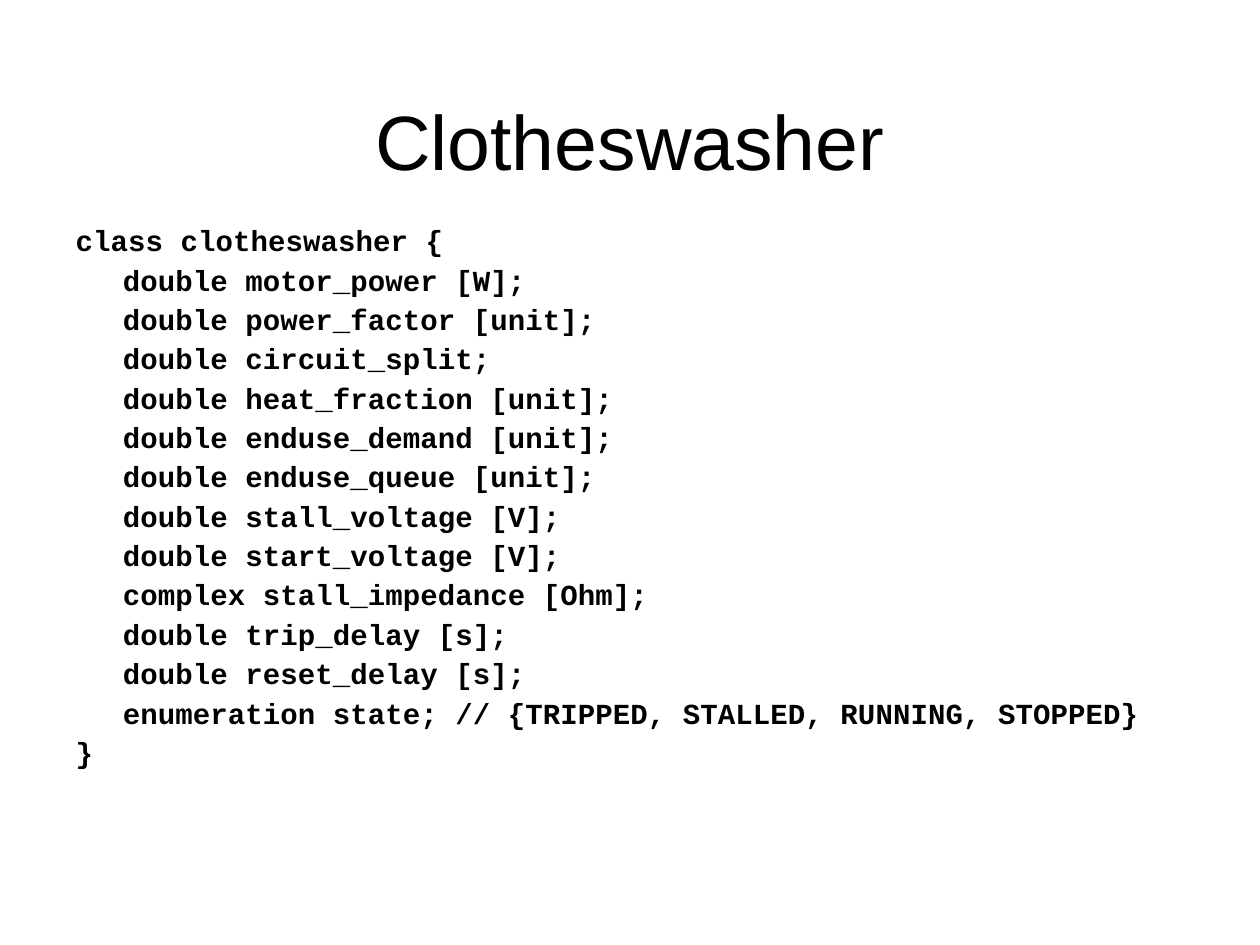
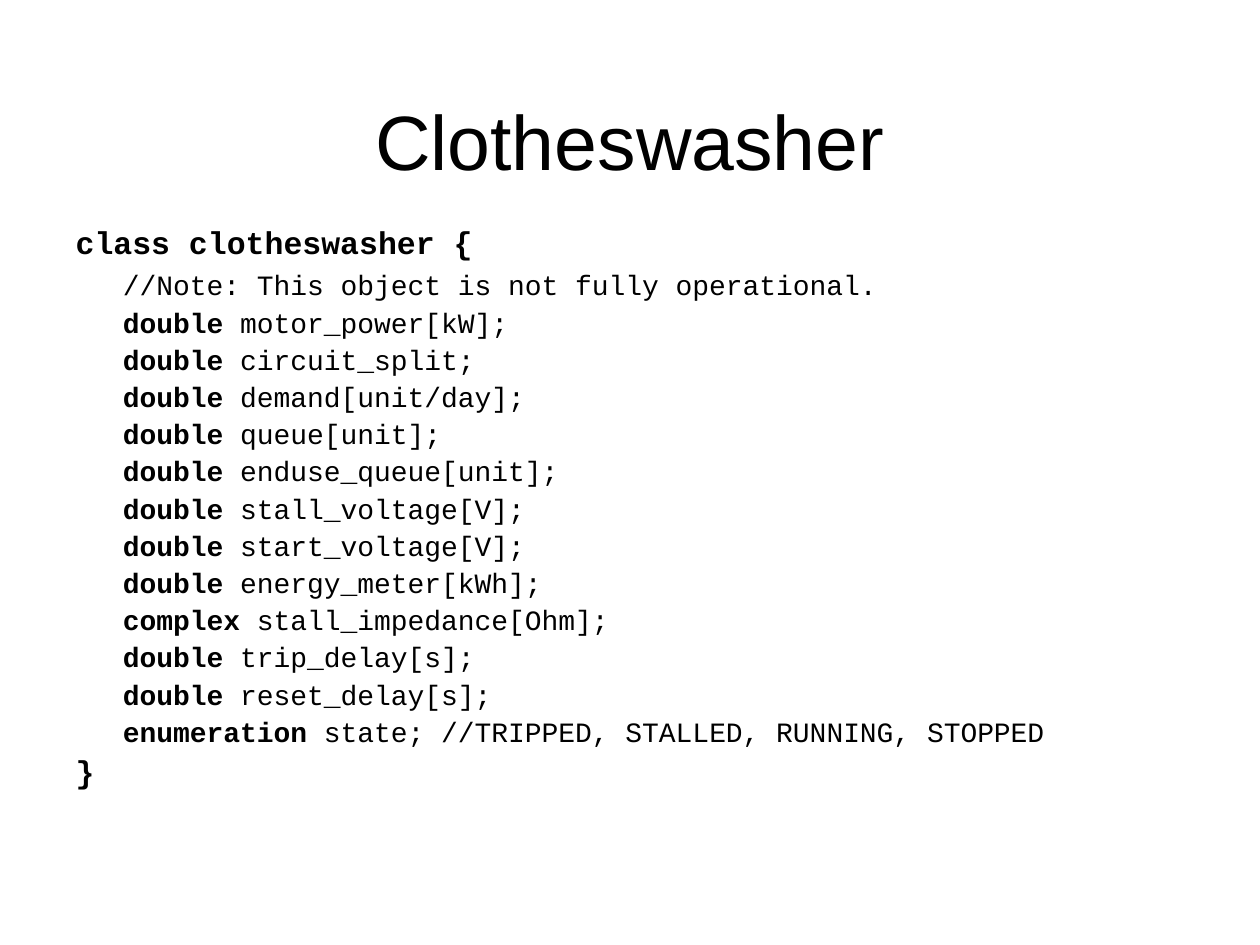
Before and after one commit to gridlab-d/course, a slide deck: slide 17 of Short_6_21_2010/4.4 - Residential.ppt (slide 15 before the commit). Drawn at 1260x945 pixels with LibreOffice and Linux fonts; fonts in the diff are those of the drawing; background and template pictures are left out. Boxes give left, top, right and bottom in pixels: in the first picture for what was removed or moved away, otherwise in the second. Text is boxed around its words. In the diff, an @@ line names an element or a change of style, - is before the commit and + after.

```diff
--- a/Short_6_21_2010/4.4 - Residential.ppt
+++ b/Short_6_21_2010/4.4 - Residential.ppt
@@ text at [76, 231, 475, 376]: size 16.6 to 18 pt in "class clotheswasher {", "}"; size 16.6 to 16 pt in "double circuit_split;"; bold off in "circuit_split;" @@
@@ text at [123, 275, 877, 339]: text changed; size 16.6 to 16 pt; bold off @@
-double motor_power [W];
-double power_factor [unit];
+//Note: This object is not fully operational.
+double motor_power[kW];
@@ text at [123, 387, 1044, 747]: text changed; size 16.6 to 16 pt; bold off @@
-double heat_fraction [unit];
-double enduse_demand [unit];
-double enduse_queue [unit];
-double stall_voltage [V];
-double start_voltage [V];
-complex stall_impedance [Ohm];
-double trip_delay [s];
-double reset_delay [s];
-enumeration state; // {TRIPPED, STALLED, RUNNING, STOPPED}
+double demand[unit/day];
+double queue[unit];
+double enduse_queue[unit];
+double stall_voltage[V];
+double start_voltage[V];
+double energy_meter[kWh];
+complex stall_impedance[Ohm];
+double trip_delay[s];
+double reset_delay[s];
+enumeration state; //TRIPPED, STALLED, RUNNING, STOPPED
```
Also in this commit, not shown: 19 other slides changed, 7 slides added, 1 slide removed, 1 other file.
